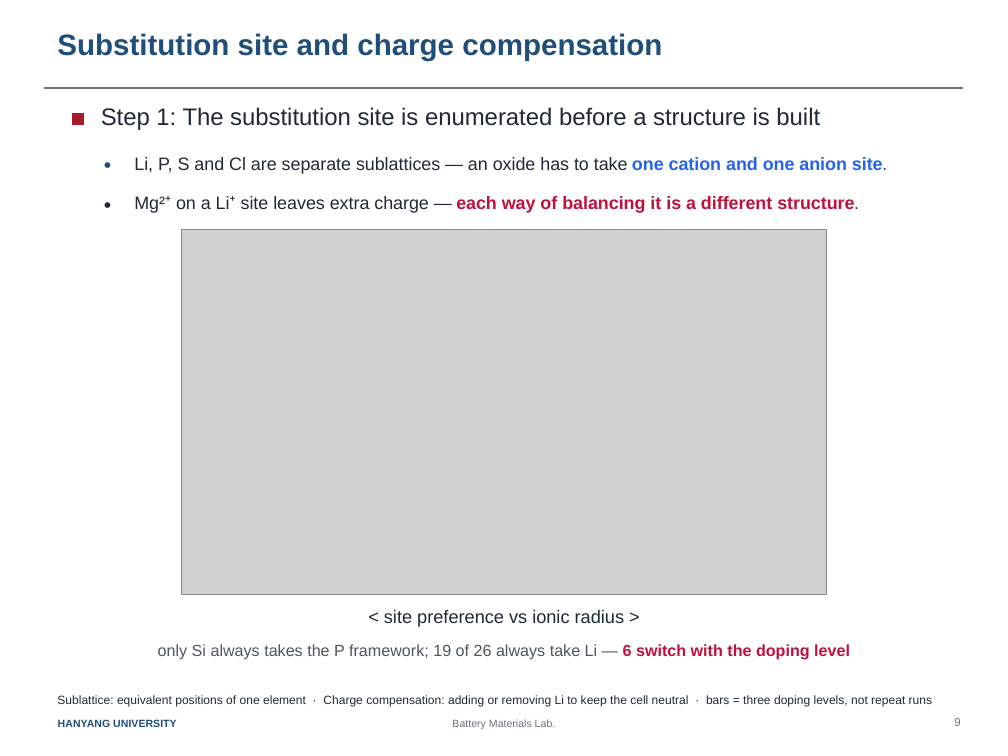
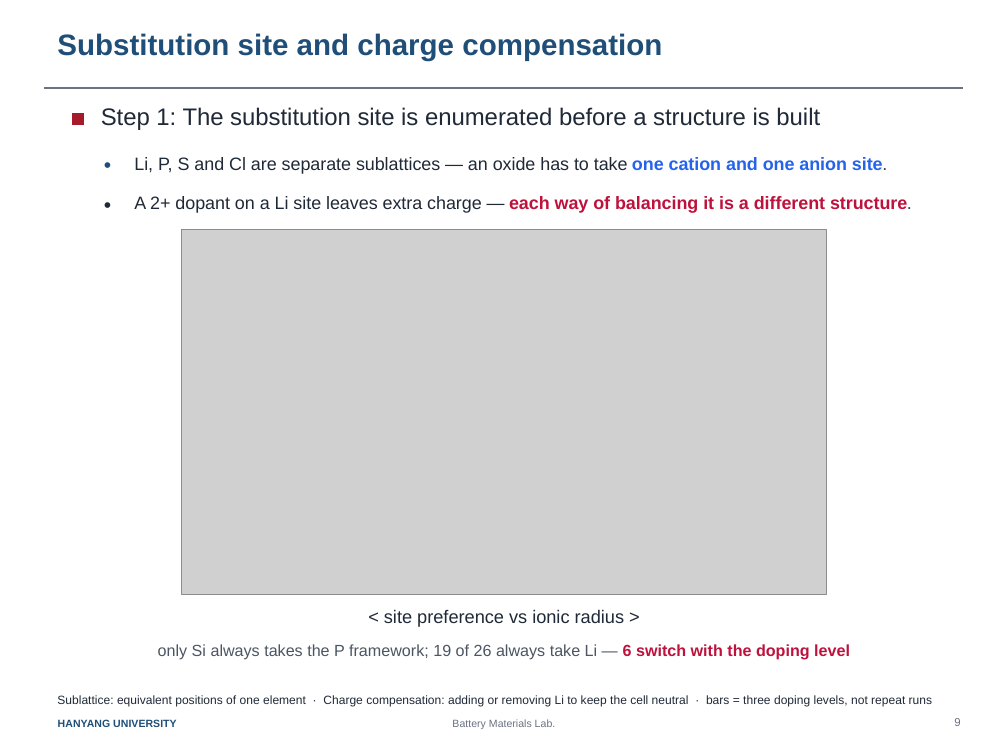
Before and after one commit to yonghoon7153-source/Yonghoon-DEM-DFT, a slide deck: slide 1 of docs/Slide09_site_and_charge.pptx. Drawn at 1008x756 pixels with LibreOffice and Linux fonts; fonts in the diff are those of the drawing; grey boxes stand for pictures. Boxes give left, top, right and bottom in pixels: in the first picture for what was removed or moved away, otherwise in the second. Text is boxed around its words. In the diff, an @@ line names an element or a change of style, - is before the commit and + after.

```diff
--- a/docs/Slide09_site_and_charge.pptx
+++ b/docs/Slide09_site_and_charge.pptx
@@ text at (x1=134, y1=196, x2=912, y2=213): text changed @@
-Mg²⁺ on a Li⁺ site leaves extra charge — each way of balancing it is a different structure.
+A 2+ dopant on a Li site leaves extra charge — each way of balancing it is a different structure.
```
Also in this commit, not shown: 2 other files.
